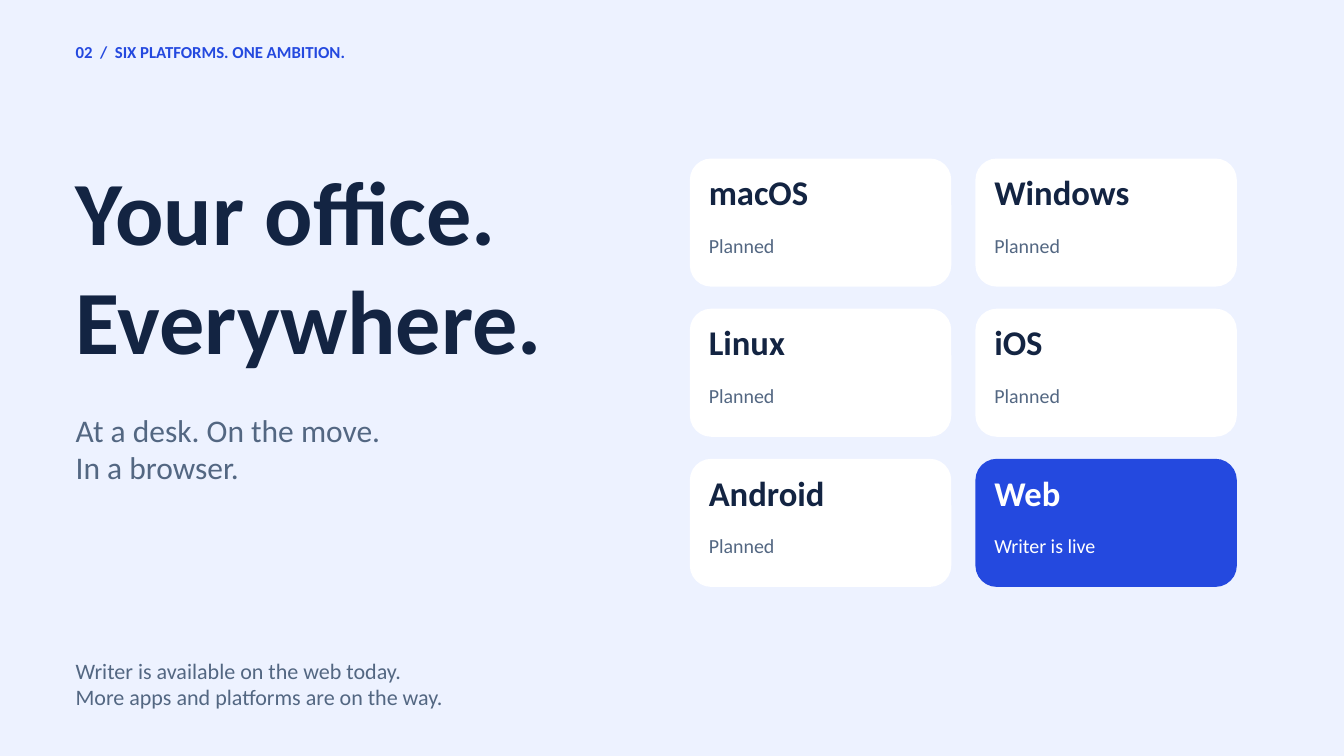
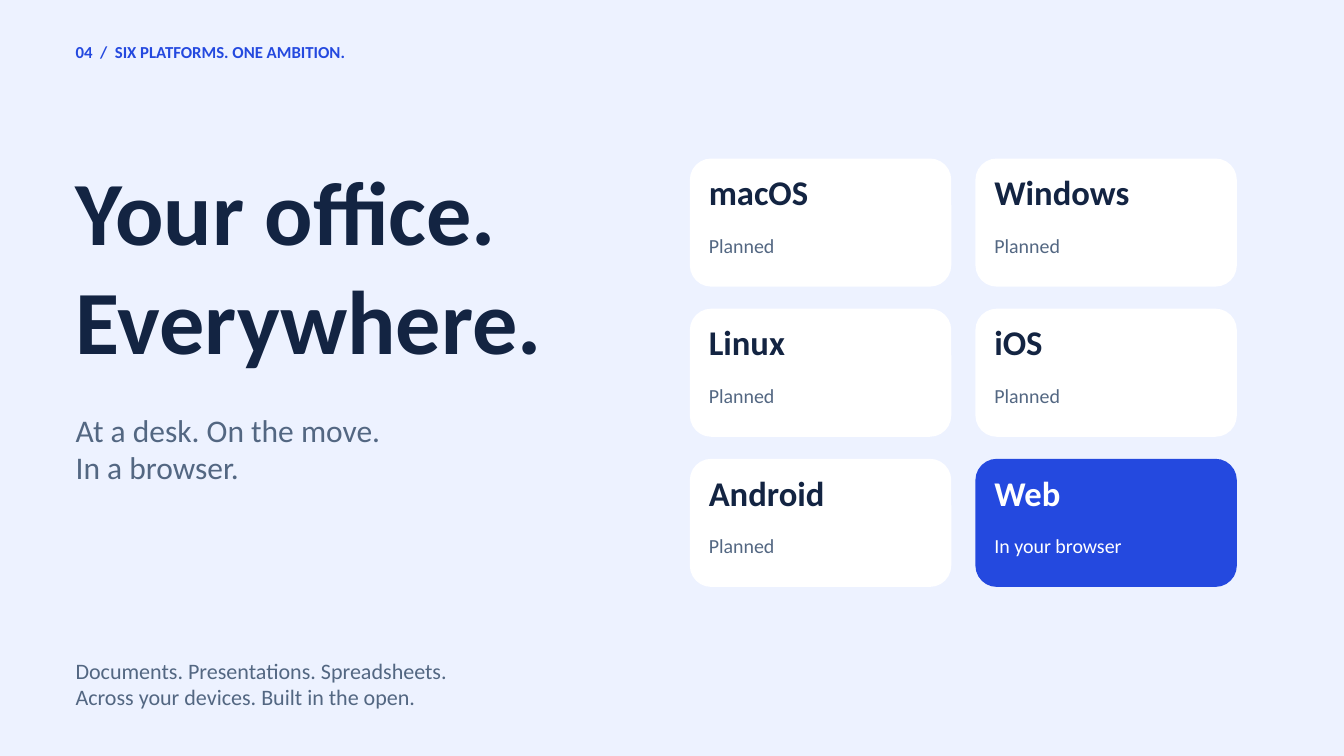
Before and after one commit to starling-build/openoffice, a slide deck: slide 5 of slides/landing-wide.pptx (slide 3 before the commit). Drawn at 1344x756 pixels with LibreOffice and Linux fonts; fonts in the diff are those of the drawing. Boxes give left, top, right and bottom in pixels: in the first picture for what was removed or moved away, otherwise in the second. Text is boxed around its words. In the diff, an @@ line names an element or a change of style, - is before the commit and + after.

Commit message:
site: feature Writer, Slides, and Sheets across the landing deck

```diff
--- a/slides/landing-wide.pptx
+++ b/slides/landing-wide.pptx
@@ text at [76,47,345,58]: text changed @@
-02 / SIX PLATFORMS. ONE AMBITION.
+04 / SIX PLATFORMS. ONE AMBITION.
@@ text at [994,539,1121,557]: text changed @@
-Writer is live
+In your browser
@@ text at [76,663,447,709]: text changed @@
-Writer is available on the web today.
-More apps and platforms are on the way.
+Documents. Presentations. Spreadsheets.
+Across your devices. Built in the open.
```
Also in this commit, not shown: 2 other slides changed, 2 slides added, 15 other files.
